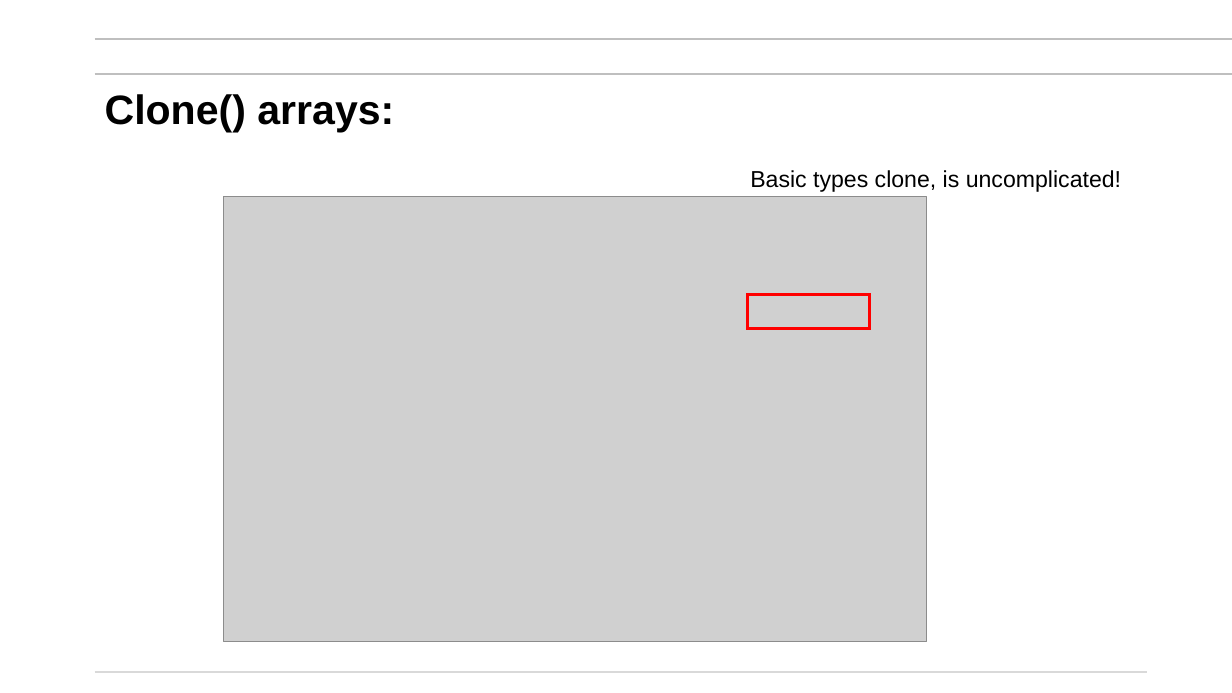
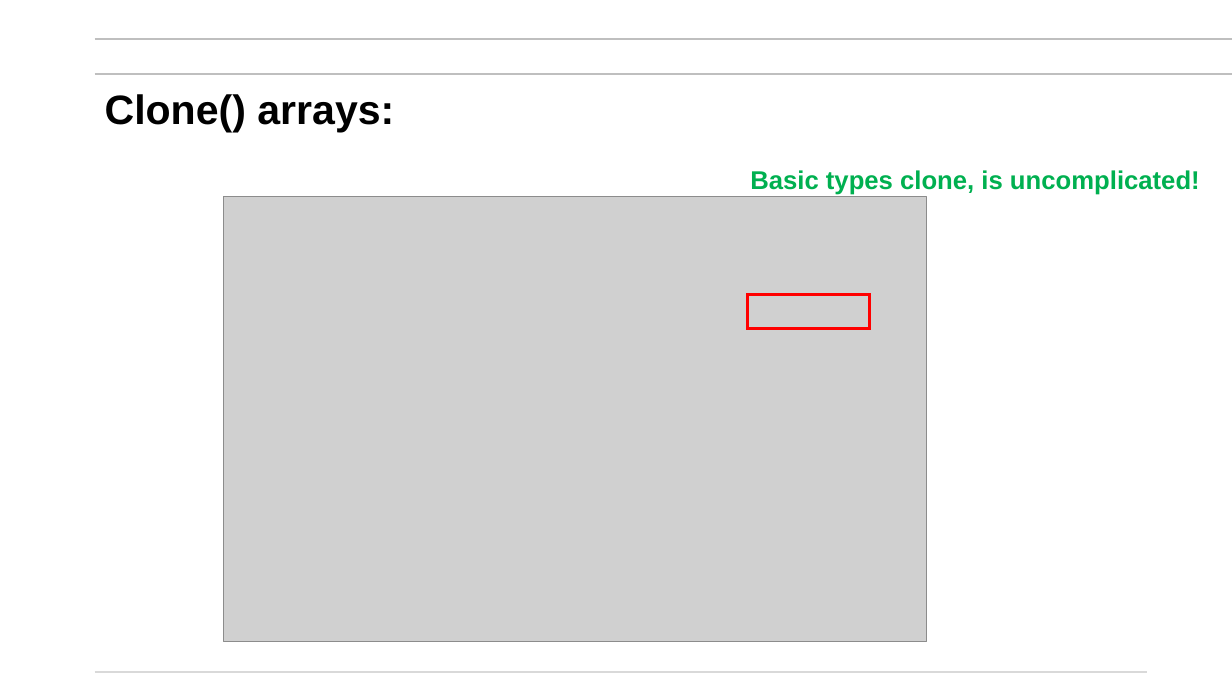
Before and after one commit to mikegrace2/CSEN160-Fall2026-Course-Website, a slide deck: slide 60 of lectures/Week01_JavaRefresher/3_JavaRefresher_V4.pptx. Drawn at 1232x693 pixels with LibreOffice and Linux fonts; fonts in the diff are those of the drawing; grey boxes stand for pictures; background and template pictures are left out. Boxes give left, top, right and bottom in pixels: in the first picture for what was removed or moved away, otherwise in the second. Text is boxed around its words. In the diff, an @@ line names an element or a change of style, - is before the commit and + after.

Commit message:
Only style updates

```diff
--- a/lectures/Week01_JavaRefresher/3_JavaRefresher_V4.pptx
+++ b/lectures/Week01_JavaRefresher/3_JavaRefresher_V4.pptx
@@ text "Basic types clone, is uncomplicated!" at (x1=750, y1=170, x2=1200, y2=195): size 18 to 20 pt, text colour #000000 to #00B050, bold on @@
```
Also in this commit, not shown: 9 other slides changed.
